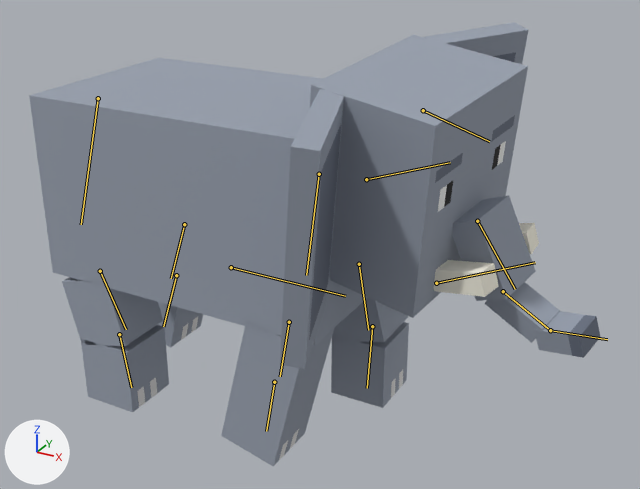
The glTF model 02 Animals/26-011 · African Elephant/blender/26-011 · African Elephant · Rig.glb as it was, and as the next commit left it.
Both versions are drawn from a camera (50 mm lens) standing at (4.71, -6.7, 5.25) and looking at (1.04, -0.02, 1.92). The lights are fixed; the arrows at lower left show +X, +Y and +Z. The picture after the commit comes second. Both versions are drawn at frame 21 of the action 'walk'; the numbers are the values there. The bones that change, and the others that lie on the model, are drawn over the model as lines.

Objects in the first picture: 'VF · animal'.
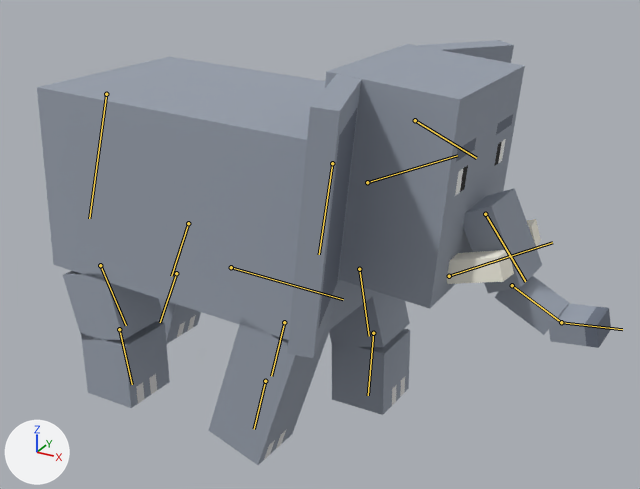
The change in detail:
Bone 'body' (bone_body) turns from (0, 0, 0) to (-1, -2, -2) degrees about its own x, y and z.
Bone 'head' (bone_head) turns from (-1, 2, -12) to (-3, 1, -1) degrees about its own x, y and z.
Bone 'ear_l' (bone_ear_l) turns from (11, -12, -21) to (8, -9, -15) degrees about its own x, y and z.
Bone 'ear_r' (bone_ear_r) turns from (-3, 13, -22) to (-4, 14, -24) degrees about its own x, y and z.
Bone 'trunk_2' (bone_trunk_2) turns from (0, 3, -40) to (0, 4, -38) degrees about its own x, y and z.
Bone 'trunk_3' (bone_trunk_3) turns from (0, 2, -40) to (0, 2, -36) degrees about its own x, y and z.
Bone 'leg_fl' (bone_leg_fl) turns from (0, 2, 14) to (0, 2, 16) degrees about its own x, y and z.
Bone 'leg_fr' (bone_leg_fr) turns from (0, 2, -14) to (0, 2, -16) degrees about its own x, y and z.
Bone 'leg_hl' (bone_leg_hl) turns from (0, -2, -14) to (0, -2, -16) degrees about its own x, y and z.
Bone 'leg_hr' (bone_leg_hr) turns from (0, -2, 14) to (0, -2, 16) degrees about its own x, y and z.
Bone 'tail' (bone_tail) turns from (-19, 0, 0) to (-16, 0, 0) degrees about its own x, y and z.

What differs and where, as boxes (x1, y1, x2, y2) in the pictures (640 x 489 px):
'VF · animal', posed: before (29, 22, 600, 466); after (37, 40, 611, 465)
bone 'body', root to tip: before (231, 267) to (345, 296); after (231, 267) to (343, 299)
bone 'head', root to tip: before (366, 179) to (450, 162); after (367, 182) to (457, 155)
bone 'ear_l', root to tip: before (319, 174) to (306, 275); after (332, 163) to (319, 254)
bone 'ear_r', root to tip: before (423, 110) to (489, 141); after (415, 120) to (476, 158)
bone 'trunk_2', root to tip: before (503, 291) to (550, 330); after (512, 285) to (561, 322)
bone 'trunk_3', root to tip: before (550, 330) to (607, 339); after (561, 322) to (622, 329)
bone 'leg_fl', root to tip: before (289, 322) to (280, 376); after (284, 322) to (271, 376)
bone 'leg_fr', root to tip: before (359, 264) to (368, 330); after (359, 269) to (369, 336)
bone 'leg_hl', root to tip: before (100, 271) to (126, 329); after (100, 265) to (126, 325)
bone 'leg_hr', root to tip: before (184, 224) to (171, 278); after (188, 223) to (171, 276)
bone 'tail', root to tip: before (98, 98) to (81, 224); after (106, 94) to (89, 218)
